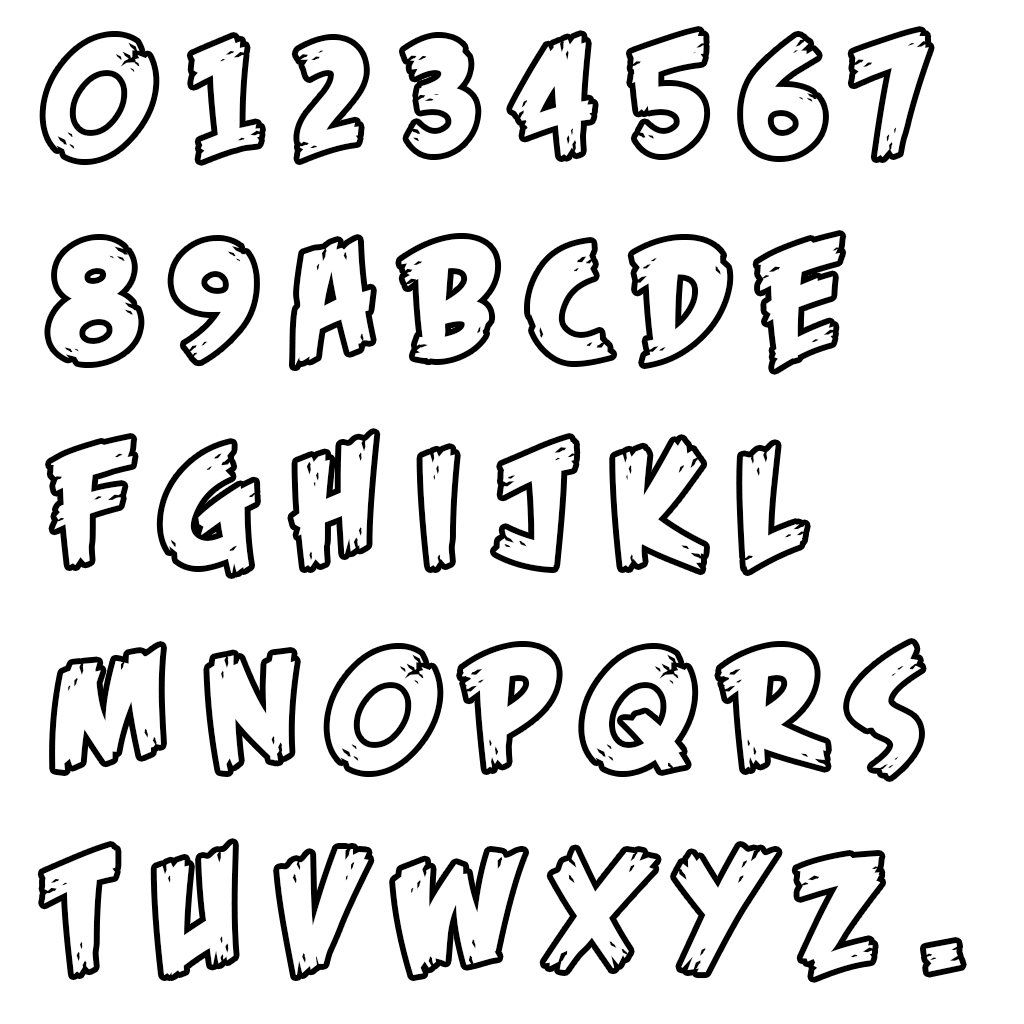
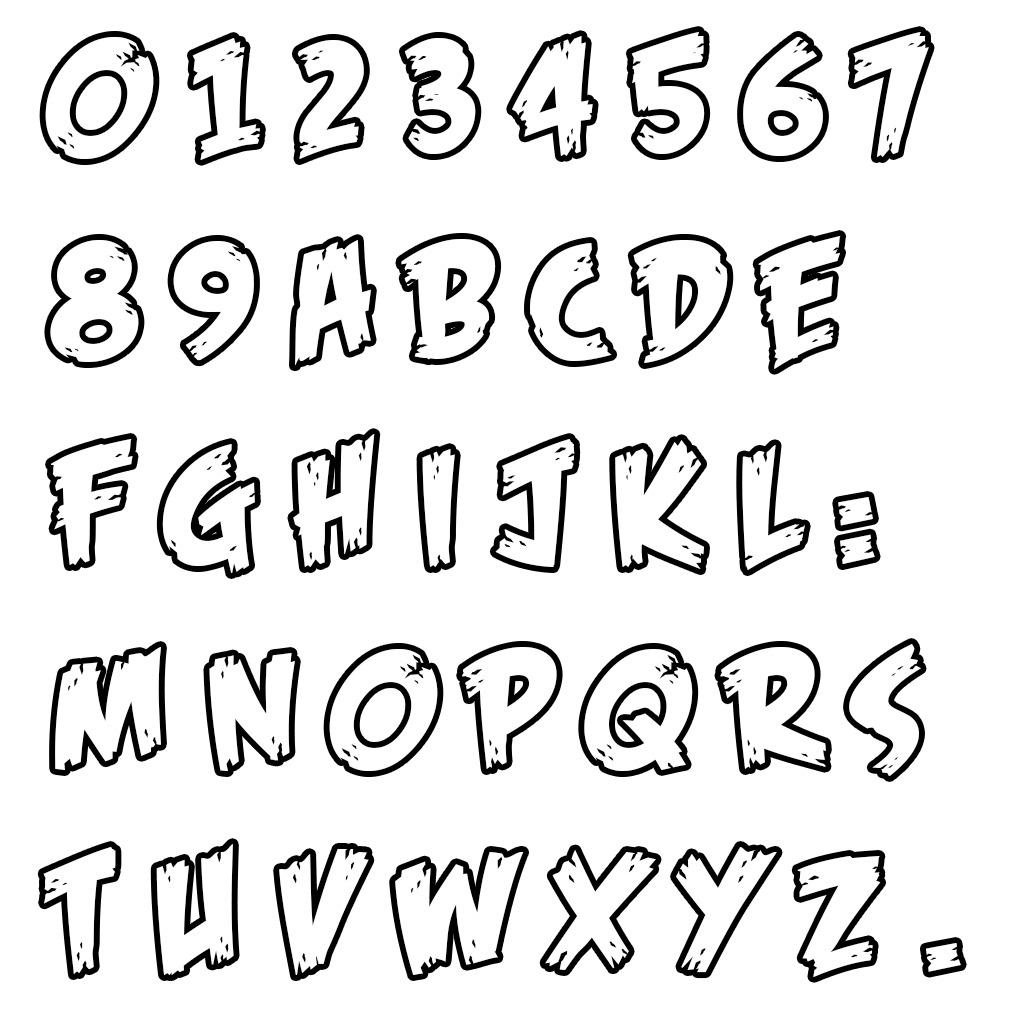
The second (1024, 1024) image is a revision of the first. Changes to its layers:
added layer "Dropped Buffer" above "font.png" over bbox(832, 491, 881, 570)
hid "font.png" over bbox(832, 491, 881, 570)
